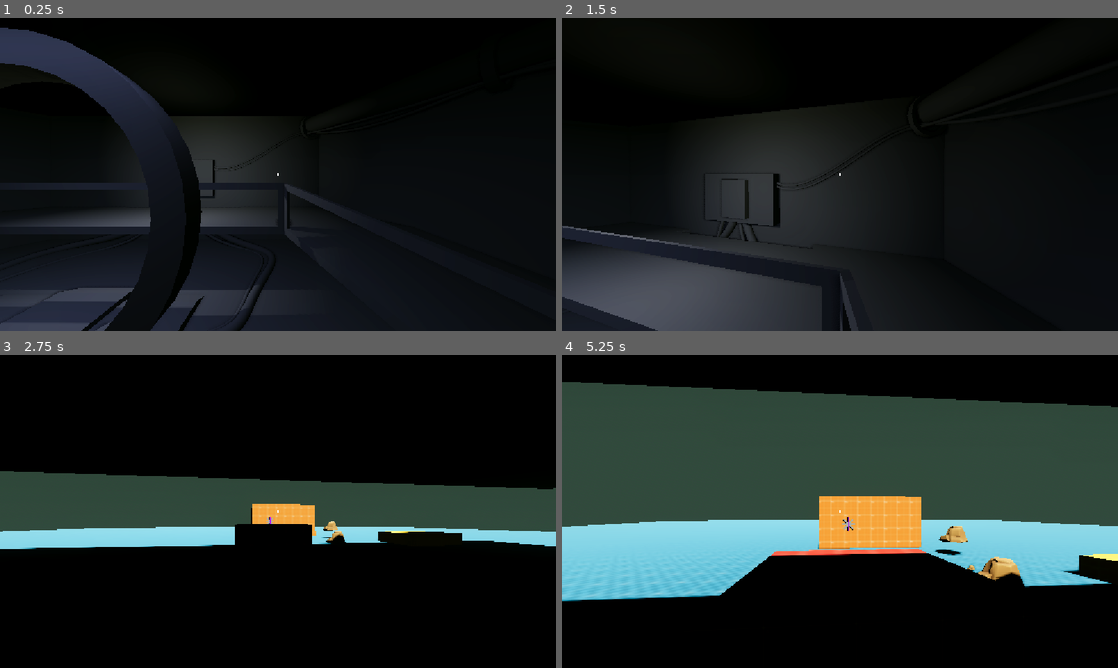
Above: before the commit, frames 1-4 (two rows, left to right).
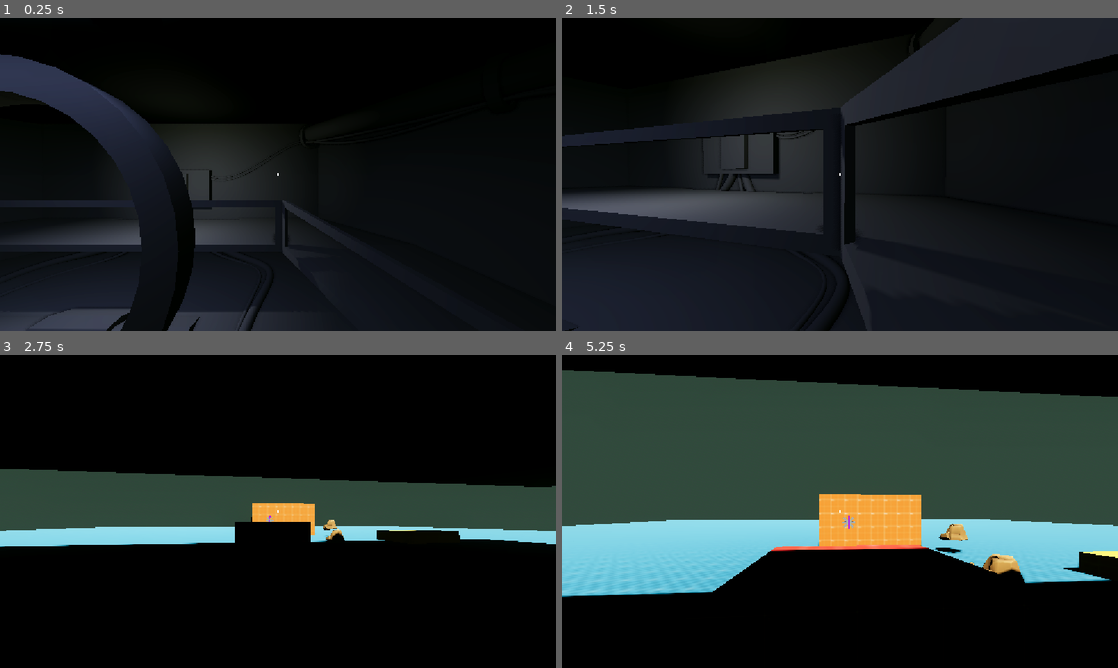
Above: after the commit, the same moments.

Repository: Raamxie/LudumDare60
Game: Godot game, scene res://scenes/main.tscn
Same seed, same stepped clock (60 frames per second), same inputs: the game is played once before the commit and once after it.
Inputs (mouse positions are in pixels of both pictures, inside the frame that each line leads up to):
- Up to frame 1 (0.25 s): no input
- Up to frame 2 (1.5 s): tap Enter at 0.5 s; move the mouse to (867, 174) at 0.52 s; hold W (forward) from 0.53 s (still down); tap E (interact) at 0.6 s; tap Space (jump) at 0.77 s; move the mouse to (812, 174) at 1.27 s; click (812, 174) at 1.35 s
- Up to frame 3 (2.75 s): keep holding W (forward); tap Space (jump) at 1.52 s; tap E (interact) at 1.55, 2.3 s; move the mouse to (289, 505) at 2.02 s; tap Q (drop) at 2.1 s
- Up to frame 4 (5.25 s): keep holding W (forward); move the mouse to (834, 517) at 2.77 s; tap E (interact) at 2.85, 3.8, 4.55 s; tap Space (jump) at 3.02, 3.77, 4.52 s; move the mouse to (878, 514) at 3.52 s; hold Shift (sprint) 3.53-4.28 s; move the mouse to (795, 508) at 4.27 s; tap F (use_tool) at 4.35 s; move the mouse to (845, 511) at 5.02 s; tap 1 at 5.1 s

The runs differ from the first frame. In frame 1, 13% of the frame differs, in the area x 0-58%, y 3-100%; in frame 2, 27%, in the area x 0-100%, y 0-100%; in frame 3, 1.8%; in frame 4, 7.1%.

Commit message:
extend object highlighting to support multiple meshes

Diff:
--- a/ludum-dare-60/scenes/Interaction Panels/Pressure_Panel_Bottom.tscn
+++ b/ludum-dare-60/scenes/Interaction Panels/Pressure_Panel_Bottom.tscn
@@ -2,24 +2,16 @@
 
 [ext_resource type="PackedScene" uid="uid://c3e2rdxjy70iq" path="res://scenes/interactable_object.tscn" id="1_q7rr6"]
 [ext_resource type="PackedScene" uid="uid://dcwltnmkehmtg" path="res://assets/models/Room/Pressure_panel/pressure_bottom.tscn" id="2_d1f0s"]
-
-[sub_resource type="BoxMesh" id="BoxMesh_yf5fn"]
-size = Vector3(0.37939453, 0.6885376, 0.38238525)
 
 [sub_resource type="BoxShape3D" id="BoxShape3D_g4v7s"]
 size = Vector3(0.35699463, 0.6409912, 0.0793457)
 
 [node name="InteractableObject" unique_id=2132515151 instance=ExtResource("1_q7rr6")]
 
-[node name="InteractionComponent" parent="." index="0" unique_id=1003491539 node_paths=PackedStringArray("mesh")]
-mesh = NodePath("MeshInstance3D")
+[node name="InteractionComponent" parent="." index="0" unique_id=1003491539 node_paths=PackedStringArray("meshes")]
+meshes = [NodePath("../Model/Pressure_Panel/Pressure_Panel_Doors")]
 
-[node name="MeshInstance3D" type="MeshInstance3D" parent="InteractionComponent" index="0" unique_id=1663575360]
-transform = Transform3D(1, 0, 0, 0, 1, 0, 0, 0, 1, 0.0029296875, 0.34747067, 0.005218506)
-visible = false
-mesh = SubResource("BoxMesh_yf5fn")
-
-[node name="CollisionShape3D" type="CollisionShape3D" parent="InteractionComponent" index="1" unique_id=850395120]
+[node name="CollisionShape3D" type="CollisionShape3D" parent="InteractionComponent" index="0" unique_id=850395120]
 transform = Transform3D(1, 0, 0, 0, 1, 0, 0, 0, 1, 0.0013122559, 0.3504929, 0.18350548)
 shape = SubResource("BoxShape3D_g4v7s")
 
@@ -27,3 +19,5 @@
 transform = Transform3D(1, 0, 0, 0, 1, 0, 0, 0, 1, 0, 0.3535123, 0.684385)
 
 [node name="Pressure_Panel" parent="Model" parent_id_path=PackedInt32Array(1685110682) index="0" unique_id=1178809638 instance=ExtResource("2_d1f0s")]
+
+[editable path="Model/Pressure_Panel"]
--- a/ludum-dare-60/scenes/Interaction Panels/Pressure_Panel_Top.tscn
+++ b/ludum-dare-60/scenes/Interaction Panels/Pressure_Panel_Top.tscn
@@ -11,8 +11,8 @@
 
 [node name="InteractableObject" unique_id=2132515151 instance=ExtResource("1_41oww")]
 
-[node name="InteractionComponent" parent="." index="0" unique_id=1003491539 node_paths=PackedStringArray("mesh")]
-mesh = NodePath("../MeshInstance3D")
+[node name="InteractionComponent" parent="." index="0" unique_id=1003491539 node_paths=PackedStringArray("meshes")]
+meshes = [NodePath("../Model/Pressure_Panel/Pressure_Panel_Top"), NodePath("../Model/Pressure_Panel/Pressure_Panel_Screen"), NodePath("../Model/Pressure_Panel/Dial_Right"), NodePath("../Model/Pressure_Panel/Dial_Left")]
 
 [node name="CollisionShape3D" type="CollisionShape3D" parent="InteractionComponent" index="0" unique_id=1511958580]
 transform = Transform3D(1, 0, 0, 0, 1, 0, 0, 0, 1, 0.0016784668, 0.6922642, 0.0032958984)
--- a/ludum-dare-60/scenes/items/flashlight.tscn
+++ b/ludum-dare-60/scenes/items/flashlight.tscn
@@ -19,8 +19,8 @@
 script = ExtResource("2_7qwfo")
 data = SubResource("Resource_7qwfo")
 
-[node name="InteractionComponent" parent="." index="0" unique_id=1003491539 node_paths=PackedStringArray("mesh")]
-mesh = NodePath("../MeshInstance3D")
+[node name="InteractionComponent" parent="." index="0" unique_id=1003491539 node_paths=PackedStringArray("meshes")]
+meshes = [NodePath("../MeshInstance3D")]
 
 [node name="CollisionShape3D" type="CollisionShape3D" parent="InteractionComponent" index="0" unique_id=479496426]
 shape = SubResource("SphereShape3D_g4v7s")
--- a/ludum-dare-60/scenes/main.tscn
+++ b/ludum-dare-60/scenes/main.tscn
@@ -8,6 +8,8 @@
 [ext_resource type="PackedScene" uid="uid://dqkmbtx00qkb4" path="res://scenes/box_object.tscn" id="6_tefeu"]
 [ext_resource type="PackedScene" uid="uid://bbr83scbn10xt" path="res://scenes/Interaction Panels/Valve_Panel.tscn" id="8_85g3d"]
 [ext_resource type="PackedScene" uid="uid://c24eum0t5phaq" path="res://scenes/box_item.tscn" id="8_tipki"]
+[ext_resource type="PackedScene" uid="uid://cvsf74gr1v8hf" path="res://scenes/Interaction Panels/Pressure_Panel_Bottom.tscn" id="10_a8y0u"]
+[ext_resource type="PackedScene" uid="uid://cyfvf6x8grpl7" path="res://scenes/Interaction Panels/Pressure_Panel_Top.tscn" id="11_jkv2x"]
 [ext_resource type="PackedScene" uid="uid://b182lyb1nrcc" path="res://assets/models/Room/LED_Light_yellow.tscn" id="11_ya4ey"]
 [ext_resource type="PackedScene" uid="uid://dm4uaqpxfwxts" path="res://assets/models/Room/LED_Light_green.tscn" id="12_eb6dy"]
 [ext_resource type="PackedScene" uid="uid://1ruo2haqqkw" path="res://assets/models/Room/LED_Light_red.tscn" id="13_trceg"]
@@ -184,7 +186,7 @@
 [node name="Room" type="Node3D" parent="." unique_id=1334907514]
 
 [node name="Room_blockout" parent="Room" unique_id=1735600828 instance=ExtResource("15_jkv2x")]
-transform = Transform3D(1.25, 0, 0, 0, 1.25, 0, 0, 0, 1.25, -7.200536, -0.20550919, 25.000559)
+transform = Transform3D(1.25, 0, 0, 0, 1.25, 0, 0, 0, 1.25, -7.2328205, -0.2055093, 25.023802)
 
 [node name="AreaLight3D" type="AreaLight3D" parent="Room/Room_blockout" unique_id=117953444]
 transform = Transform3D(1, 0, 0, 0, -4.371139e-08, 1, 0, -1, -4.371139e-08, 0, 3.7759783, -1.7145996)
@@ -219,6 +221,12 @@
 mesh = SubResource("PlaneMesh_j4j6x")
 surface_material_override/0 = SubResource("StandardMaterial3D_33p2j")
 
+[node name="InteractableObject" parent="Room/Room_blockout" unique_id=764223506 instance=ExtResource("10_a8y0u")]
+transform = Transform3D(1, 0, 0, 0, 1, 0, 0, 0, 1, 2.106876, 0.7138964, -0.71494865)
+
+[node name="InteractableObject2" parent="Room/Room_blockout" unique_id=41662392 instance=ExtResource("11_jkv2x")]
+transform = Transform3D(1, 0, 0, 0, 1, 0, 0, 0, 1, 2.118841, 0.7363203, -0.71131897)
+
 [node name="MeshInstance3D" type="MeshInstance3D" parent="Room" unique_id=745919226]
 transform = Transform3D(50, 0, 0, 0, 1, 0, 0, 0, 30, -7.3647604, 5.1588564, 26.589668)
 mesh = SubResource("BoxMesh_g4v7s")
@@ -226,6 +234,9 @@
 [node name="Flashlight" parent="." unique_id=1798987676 instance=ExtResource("17_muem4")]
 transform = Transform3D(1, 0, 0, 0, 1, 0, 0, 0, 1, -8.528329, 2.6734576, 27.26478)
 
+[node name="Flashlight2" parent="." unique_id=21670338 instance=ExtResource("17_muem4")]
+transform = Transform3D(1, 0, 0, 0, 1, 0, 0, 0, 1, -9.971376, 2.6734576, 27.26478)
+
 [node name="Node3D2" parent="." unique_id=542521742 instance=ExtResource("12_eb6dy")]
 transform = Transform3D(0.07827355, -0.0444213, -1.9417166e-09, 0, -3.9340247e-09, 0.09, -0.0444213, -0.07827355, -3.4214453e-09, -16.93709, 1.940326, 33.983006)
 
--- a/ludum-dare-60/scripts/interaction_component.gd
+++ b/ludum-dare-60/scripts/interaction_component.gd
@@ -8,7 +8,7 @@
 
 var is_focusable: bool = true
 
-@export var mesh: MeshInstance3D
+@export var meshes: Array[MeshInstance3D]
 const OBJECT_HIGHLIGHT = preload("uid://c57ilwxn5ebss")
 
 
@@ -19,9 +19,11 @@
 func focus() -> void:
 	if is_focusable:
 		focused.emit()
-		mesh.material_overlay = OBJECT_HIGHLIGHT
+		for mesh in meshes:
+			mesh.material_overlay = OBJECT_HIGHLIGHT
 
 
 func unfocus() -> void:
 	unfocused.emit()
-	mesh.material_overlay = null
+	for mesh in meshes:
+		mesh.material_overlay = null
